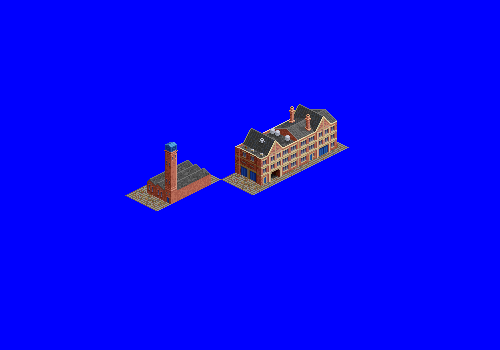
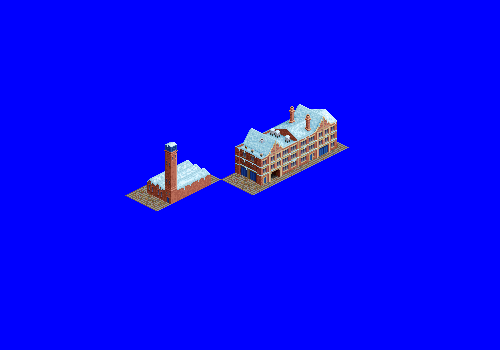
Layers edited between the first and the second 500×350 image:
added layer "snow" (1st of 2, in "main building") in group "main building" over [235, 104, 337, 176]
added layer "snow" (2nd of 2, in "warehouse / tower") in group "warehouse / tower" over [147, 142, 210, 190]
